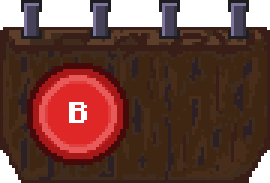
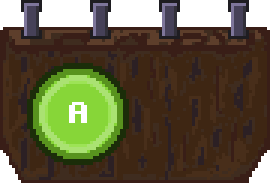
Layered file, before and after one edit (270x183). Changes by layer:
showed "greenbutton" over (27, 63, 129, 165)
showed "yellowbutton" over (27, 63, 129, 165)
showed "bluebutton" over (27, 63, 129, 165)
